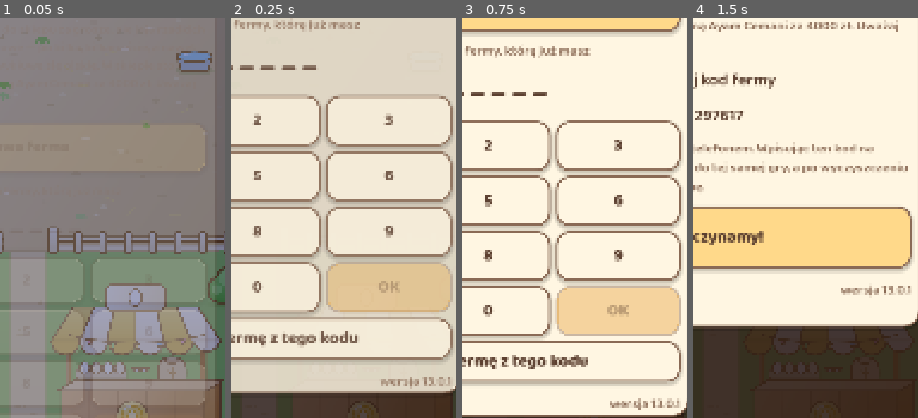
Above: before the commit, frames 1-4 (left to right).
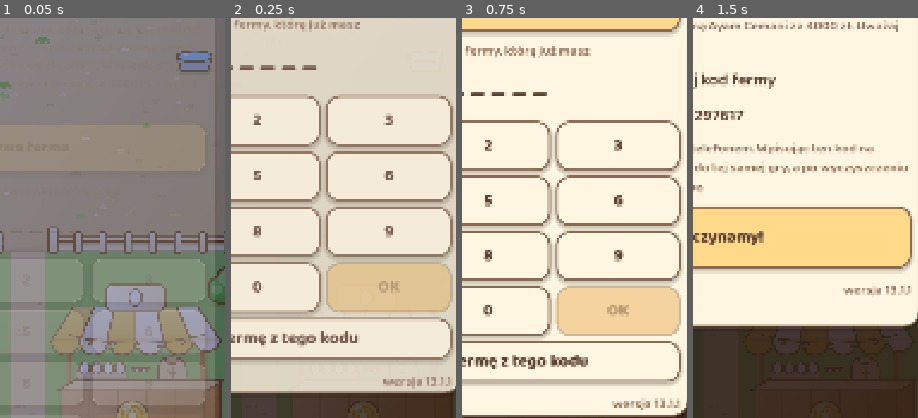
Above: after the commit, the same moments.

Repository: sodorn/kury
Game: Godot game, scene res://scenes/main/main.tscn
Two runs of this game, one before a commit and one after it. Both use one fixed random seed, a clock stepped at 60 frames per second and the inputs below.
Inputs (mouse positions are % of the whole screen's width and height, from its top left):
- Up to frame 1 (0.05 s): no input
- Up to frame 2 (0.25 s): no input
- Up to frame 3 (0.75 s): click (7, 9) at 0.5 s
- Up to frame 4 (1.5 s): click "Nowa ferma" at 1.25 s
The pictures show only the part of the screen within x 44-94%, y 40-90%; the shares and areas given below are measured in that part.

Frame 1 is identical in both runs. In frame 2, 0.3% of the frame differs, in the area x 66-97%, y 89-93%; in frame 3, 0.4%, in the area x 65-96%, y 95-98%; in frame 4, 0.4%.

Commit message:
Wersja 13.1.1: lisa w krzakach mozna przegonic (20 klikniec, z owczarkiem 1), admin: inkubator up/down, pasek na dole, dzien/noc
Co-Authored-By: Claude Opus 5.5 <noreply@anthropic.com>
Claude-Session: https://claude.ai/code/session_01CjTjcWSUi8hfc7jxPFWk6D

Diff:
--- a/core/model/farm_state.gd
+++ b/core/model/farm_state.gd
@@ -60,6 +60,9 @@
 var fox_kill_pace: float = 1.0
 ## Ile jeszcze trafien palcem trzeba, zeby go przegonic.
 var fox_taps_left: int = 0
+## 13.1.1: ile trafien w lisa czajacego sie w krzakach (0 = jeszcze nikt nie
+## kliknal). Nie zapisujemy - czajenie trwa kilkanascie sekund.
+var fox_lurk_taps: int = 0
 ## Sekundy uzbierane do nastepnego losowania i znacznik, ze ostatnim razem
 ## gracz przegonil lisa recznie — wtedy wraca szybciej.
 var fox_roll_timer: float = 0.0
--- a/core/simulation.gd
+++ b/core/simulation.gd
@@ -701,6 +701,7 @@
 
 
 static func _fox_leaves(state: FarmState) -> void:
+	state.fox_lurk_taps = 0
 	state.fox_massacre = false
 	state.fox_lurk_left = 0.0
 	state.fox_visit_left = 0.0
--- a/core/util/game_data.gd
+++ b/core/util/game_data.gd
@@ -11,7 +11,7 @@
 ## Numer wersji gry. Jedno miejsce do podbicia przy wydaniu — pokazuje sie
 ## na ekranie powitalnym, zeby bylo widac, czy przegladarka wczytala nowa
 ## wersje, czy podsunela stara z pamieci.
-const VERSION := "13.0.1"
+const VERSION := "13.1.1"
 
 static var _balance: Dictionary = {}
 static var _buildings: Array = []
--- a/data/strings.csv
+++ b/data/strings.csv
@@ -410,3 +410,5 @@
 HINT_ADMIN_FOX_BUSY,"Lis już jest na fermie albo czai się w krzakach."
 HINT_ADMIN_OUTBREAK_BUSY,"Zaraza już trwa."
 HINT_ADMIN_NO_DOG,"Nie ma psa do zabicia."
+HINT_FOX_LURK_DOG,"Owczarek rzucił się na lisa w krzakach — lis uciekł, zanim dotknął kur."
+HINT_FOX_LURK_SCARED,"Przegoniłeś lisa z krzaków, zanim wszedł na wybieg."
--- a/project.godot
+++ b/project.godot
@@ -11,7 +11,7 @@
 [application]
 
 config/name="Chicken Farm Simulator"
-config/version="13.0.1"
+config/version="13.1.1"
 run/main_scene="res://scenes/main/main.tscn"
 config/features=PackedStringArray("4.7", "GL Compatibility")
 config/icon="res://assets/icon.svg"
--- a/scenes/farm/fox.gd
+++ b/scenes/farm/fox.gd
@@ -214,7 +214,8 @@
 	if _counter == null or not is_instance_valid(_counter):
 		return
 	var left := Game.fox_taps_left() if Game != null and Game.state != null else 0
-	_counter.visible = left > 0 and phase == Phase.HUNT
+	_counter.visible = left > 0 and (phase == Phase.HUNT
+			or (phase == Phase.LURK and Game.state != null and Game.state.fox_lurk_taps > 0))
 	_counter.text = str(left)
 
 
@@ -243,7 +244,9 @@
 	_exits = exits
 	position = bush_spot
 	phase = Phase.LURK
-	input_pickable = false
+	# 13.1.1 (wlasciciel 27.11): lisa w krzakach mozna klikac - ale tylko
+	# prawdziwego, czajacego sie (zawrocony przez plot juz odchodzi).
+	input_pickable = Game.state != null and Game.state.fox_lurk_left > 0.0
 	var walk := maxf(0.5, approach_seconds)
 	_lurk_left = maxf(0.3, seconds - walk)
 	# Odrobine szybciej niz wynika z czasu: rozpedzanie i skret przed plotem
@@ -697,7 +700,7 @@
 
 func _input_event(_viewport: Viewport, event: InputEvent, _shape_idx: int) -> void:
 	var touch := event as InputEventScreenTouch
-	if touch == null or phase != Phase.HUNT:
+	if touch == null or (phase != Phase.HUNT and phase != Phase.LURK):
 		return
 	if touch.pressed:
 		_pressed_touch = touch.index
@@ -709,6 +712,10 @@
 	if touch.position.distance_to(_pressed_at) > TAP_MAX_MOVE:
 		return
 	get_viewport().set_input_as_handled()
+	if phase == Phase.LURK:
+		Game.poke_lurking_fox()
+		_refresh_counter()
+		return
 	_hit()
 
 
--- a/scenes/ui/hud/hud.gd
+++ b/scenes/ui/hud/hud.gd
@@ -38,19 +38,28 @@
 
 
 ## 13.0: pasek przyciskow fermy admina (kod 000000) pod licznikami.
-var _admin_bar: HBoxContainer
+var _admin_bar: GridContainer
 
 
 func _make_admin_bar() -> void:
-	_admin_bar = HBoxContainer.new()
+	_admin_bar = GridContainer.new()
 	_admin_bar.name = "AdminBar"
-	_admin_bar.add_theme_constant_override("separation", 8)
-	_admin_bar.position = Vector2(150, 130)
+	_admin_bar.columns = 4
+	_admin_bar.add_theme_constant_override("h_separation", 8)
+	_admin_bar.add_theme_constant_override("v_separation", 8)
+	# 13.1.1: na dole ekranu - u gory zaslanial komunikaty.
+	_admin_bar.set_anchors_and_offsets_preset(Control.PRESET_CENTER_BOTTOM)
+	_admin_bar.grow_horizontal = Control.GROW_DIRECTION_BOTH
+	_admin_bar.offset_top = -170
+	_admin_bar.offset_bottom = -40
 	var actions := {
 		"+1000 zł": func() -> void: Game.admin_add_money(1000.0),
 		"Przywołaj lisa": func() -> void: Game.admin_call_fox(),
 		"Zabij psa": func() -> void: Game.admin_kill_dog(),
 		"Wywołaj zarazę": func() -> void: Game.admin_outbreak(),
+		"Dzień": func() -> void: Daylight.force = 0,
+		"Noc": func() -> void: Daylight.force = 1,
+		"Auto": func() -> void: Daylight.force = -1,
 	}
 	for label: String in actions:
 		var b := Button.new()
--- a/services/game.gd
+++ b/services/game.gd
@@ -345,7 +345,9 @@
 	if not is_admin():
 		return false
 	var level := state.building_level(building_id)
-	var top := level + 1 if not state.next_building_upgrade(building_id).is_empty() else level
+	# upgrade_entry, nie next_building_upgrade: inkubator ma poziomy gdzie
+	# indziej (balance.incubator) i jego przyciski admina nic nie robily.
+	var top := level + 1 if not state.upgrade_entry(building_id).is_empty() else level
 	var target := clampi(level + delta, 0, top)
 	if target == level:
 		return false
@@ -961,6 +963,31 @@
 	return maxi(0, state.fox_taps_left)
 
 
+## 13.1.1 (wlasciciel 27.11): klik w lisa czajacego sie w krzakach. Trzeba
+## trafic tyle razy co na wybiegu (fox.scare_taps), ale lis nie zdazy wtedy
+## wejsc i zabic kur. Z owczarkiem wystarczy JEDNO klikniecie - pies rzuca sie
+## na lisa jeszcze w krzakach. Zwraca true, gdy lis odszedl.
+func poke_lurking_fox() -> bool:
+	if state.fox_lurk_left <= 0.0 or state.fox_visit_left > 0.0:
+		return false
+	if state.dog_level >= 2:
+		Simulation.fox_leaves(state)
+		Events.fox_chased.emit()
+		Events.notice.emit(tr("HINT_FOX_LURK_DOG"))
+		return true
+	if state.fox_lurk_taps <= 0:
+		state.fox_lurk_taps = 1
+		state.fox_taps_left = maxi(1, int(GameData.balance().get("fox", {}).get("scare_taps", 20)))
+	state.fox_taps_left -= 1
+	if state.fox_taps_left > 0:
+		return false
+	state.fox_hand_scared = true
+	Simulation.fox_leaves(state)
+	Events.fox_scared.emit()
+	Events.notice.emit(tr("HINT_FOX_LURK_SCARED"))
+	return true
+
+
 # --- budynki ------------------------------------------------------------
 
 
--- a/tests/run_tests.gd
+++ b/tests/run_tests.gd
@@ -1584,6 +1584,22 @@
 	_check(not Game.is_admin(), "zwykla ferma nie jest adminem")
 	Cloud.player_id = "000000"
 	_check(Game.is_admin(), "ferma 000000 jest adminem")
+	var stary_stan := Game.state
+	Game.state = _fresh_state(["leghorn"], 10.0)
+	_check(Game.admin_change_level("incubator", 1) and Game.state.incubator_level == 1
+			and Game.admin_change_level("incubator", -1) and Game.state.incubator_level == 0,
+			"admin: inkubator w gore i w dol")
+	# 13.1.1: lis w krzakach - 20 trafien bez psa, jedno z owczarkiem.
+	var lis := Game.state
+	lis.fox_lurk_left = 20.0
+	var odszedl := false
+	for i in 20:
+		odszedl = Game.poke_lurking_fox()
+	_check(odszedl and lis.fox_lurk_left <= 0.0, "lis w krzakach ucieka po 20 trafieniach")
+	lis.fox_lurk_left = 20.0
+	lis.set_building_level("dog", 2)
+	_check(Game.poke_lurking_fox() and lis.fox_lurk_left <= 0.0, "z owczarkiem wystarczy jedno klikniecie")
+	Game.state = stary_stan
 	Cloud.player_id = stary_kod
 
 
--- a/tests/smoke_ui.gd
+++ b/tests/smoke_ui.gd
@@ -1363,6 +1363,7 @@
 	var run: Rect2 = Simulation.run_area()
 	Game.state.guard_level = 2
 	farm._sync_buildings()
+	Game.state.fox_lurk_left = 8.0
 	Events.fox_lurking.emit(8.0)
 	await _seconds(1.2)
 	var lisy := _nodes_of_type("FarmFox")
@@ -1371,7 +1372,8 @@
 		return
 	var lis := lisy[0] as FarmFox
 	_check(lis.phase == FarmFox.Phase.LURK, "lis najpierw czai sie (faza LURK)")
-	_check(not lis.input_pickable, "lisa w krzakach nie da sie klikac")
+	# 13.1.1 (wlasciciel 27.11): lisa w krzakach MOZNA klikac.
+	_check(lis.input_pickable, "lisa w krzakach da sie klikac")
 	var najblizszy := INF
 	for bush_name: String in ["BushLeftTop", "BushRightTop", "BushLeftBottom", "BushRightBottom"]:
 		var bush := farm.get_node("Objects/" + bush_name) as Node2D
Not shown, changed: DOKUMENTACJA_TECHNICZNA.txt
Not shown, changed: INSTRUKCJA.txt
Binary file changed: data/strings.pl.translation
Not shown, changed: PROJECT_STATE.md
Not shown, changed: ZADANIA.md
